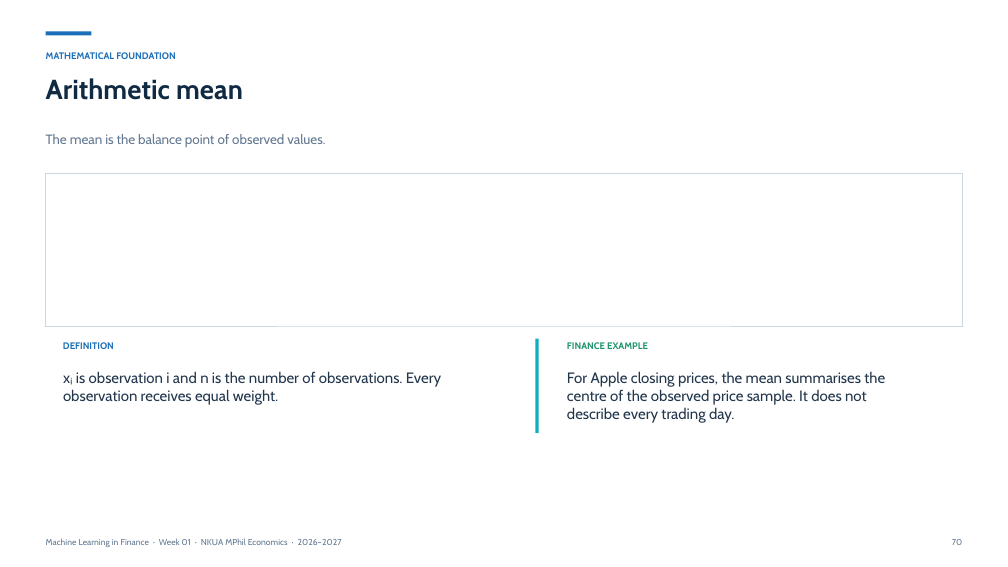
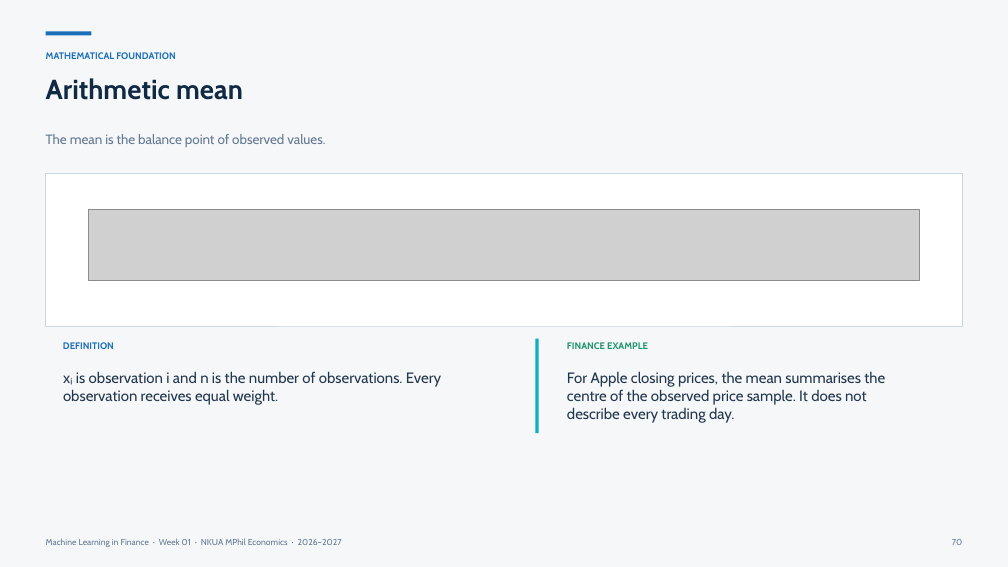
Before and after one commit to fkottas/machinelearning, a slide deck: slide 71 of Teaching courses/Machine Learning in Finance/2026-2027/lectures/lecture-00-01/slides/Lecture_00_01_Course_Orientation_and_Python_Foundations_2026-2027.pptx. Drawn at 1008x567 pixels with LibreOffice and Linux fonts; fonts in the diff are those of the drawing; grey boxes stand for pictures. Boxes give left, top, right and bottom in pixels: in the first picture for what was removed or moved away, otherwise in the second. Text is boxed around its words. In the diff, an @@ line names an element or a change of style, - is before the commit and + after.

```diff
--- a/Teaching courses/Machine Learning in Finance/2026-2027/lectures/lecture-00-01/slides/Lecture_00_01_Course_Orientation_and_Python_Foundations_2026-2027.pptx
+++ b/Teaching courses/Machine Learning in Finance/2026-2027/lectures/lecture-00-01/slides/Lecture_00_01_Course_Orientation_and_Python_Foundations_2026-2027.pptx
@@ background #FFFFFF to #F5F7F9 @@
@@ picture added at box(88, 209, 920, 281) @@
```
Also in this commit, not shown: 6 other slides changed, 100 slides added, 100 slides removed, 1 other file.
